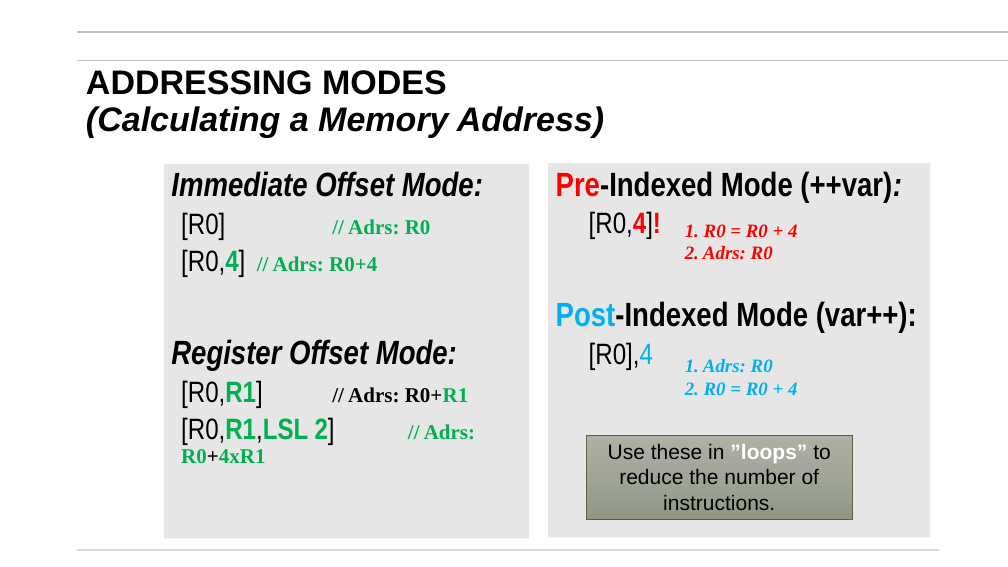
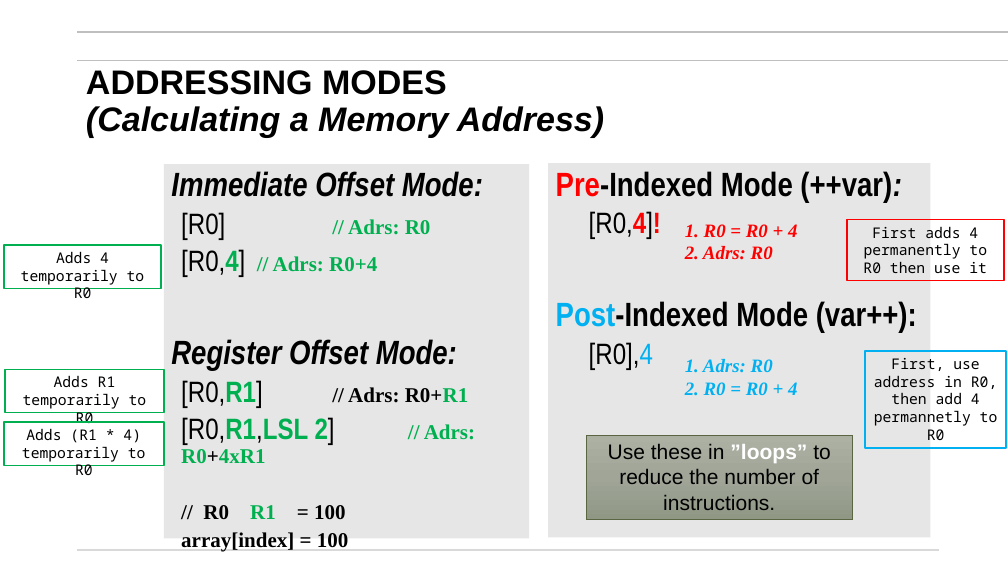
Before and after one commit to mikegrace2/CSEN20-Fall2026-Course-Website, a slide deck: slide 35 of Week03_CopyingData/Ch04_CopyingData_V4.pptx (slide 36 before the commit). Drawn at 1008x567 pixels with LibreOffice and Linux fonts; fonts in the diff are those of the drawing; background and template pictures are left out. Boxes give left, top, right and bottom in pixels: in the first picture for what was removed or moved away, otherwise in the second. Text is boxed around its words. In the diff, an @@ line names an element or a change of style, - is before the commit and + after.

```diff
--- a/Week03_CopyingData/Ch04_CopyingData_V4.pptx
+++ b/Week03_CopyingData/Ch04_CopyingData_V4.pptx
@@ rectangle added at [847,220,1004,281], outline #FF0000 1.5 pt, 14 pt, text #000000 @@
+First adds 4 permanently to R0 then use it
@@ rectangle added at [4,245,161,288], outline #00B050 1.5 pt, 14 pt, text #000000 @@
+Adds 4 temporarily to R0
@@ rectangle added at [865,352,1006,448], outline #00B0F0 1.5 pt, 14 pt, text #000000 @@
+First, use address in R0,
+then add 4 permannetly to R0
@@ rectangle added at [5,370,164,413], outline #00B050 1.5 pt, 14 pt, text #000000 @@
+Adds R1 temporarily to R0
@@ rectangle added at [4,422,164,465], outline #00B050 1.5 pt, 14 pt, text #000000 @@
+Adds (R1 * 4) temporarily to R0
@@ text at [181,505,349,552]: paragraphs added @@
+  // R0 R1 = 100
+  array[index] = 100
```
Also in this commit, not shown: 9 other slides changed, 1 other file.
